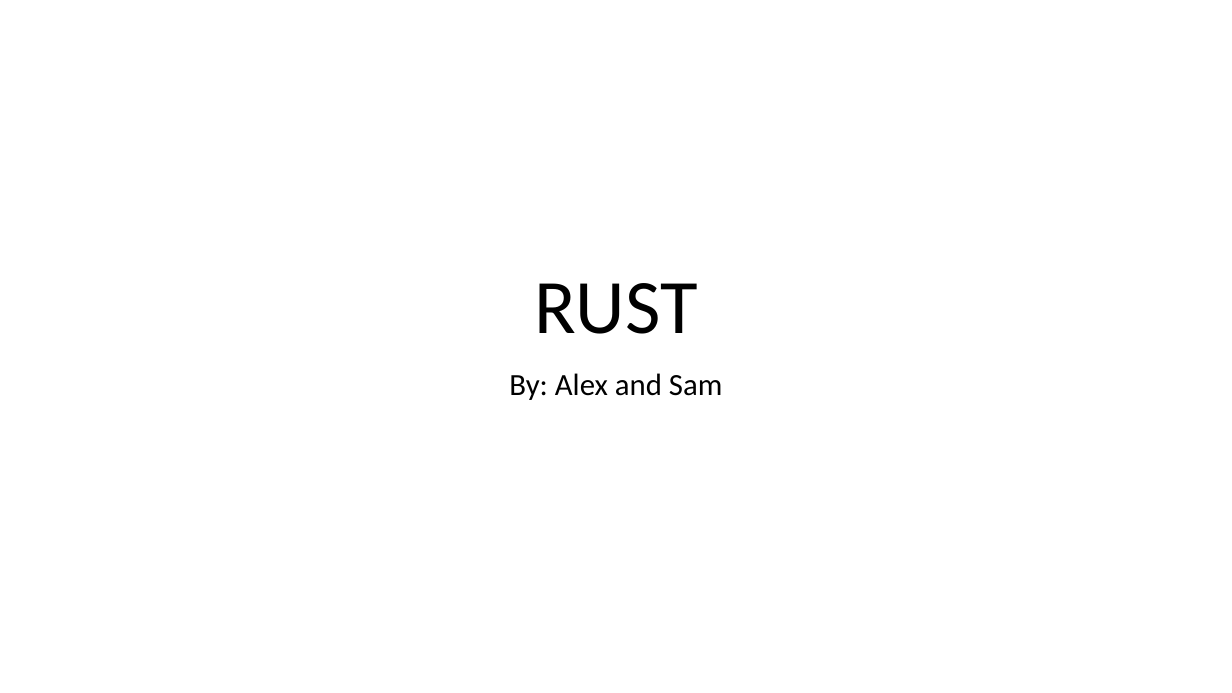
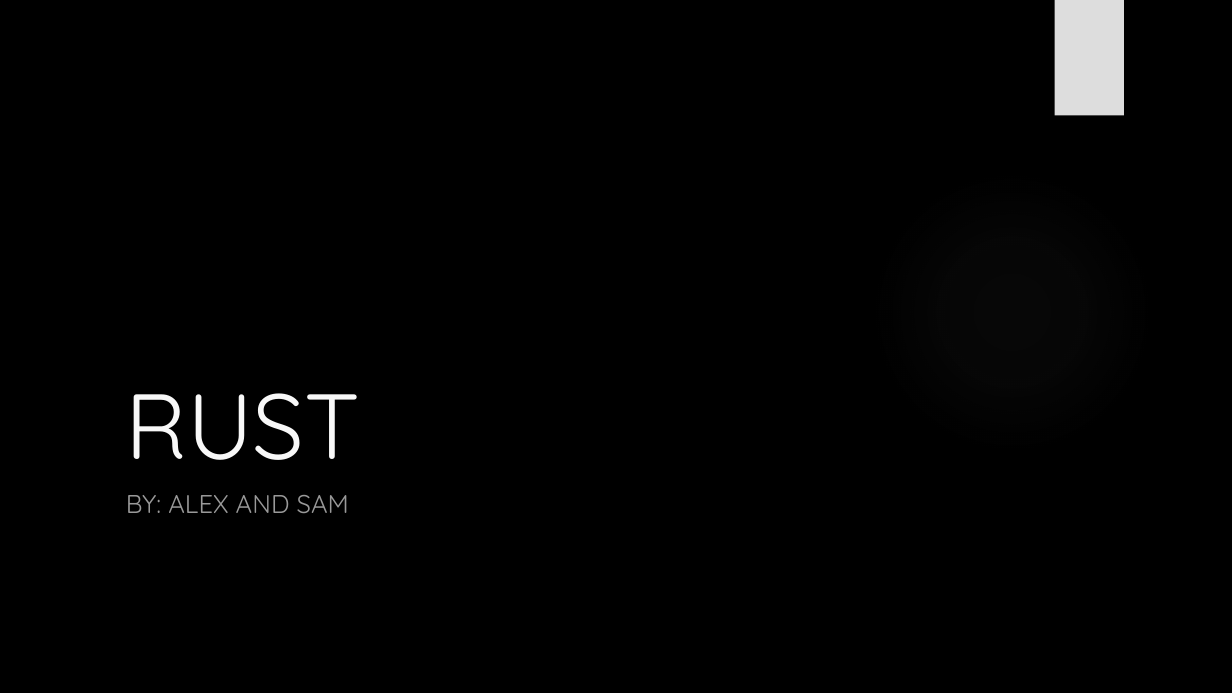
Before and after one commit to AlexbMitchelmore/WebDevRust, a slide deck: slide 1 of RUST.pptx. Drawn at 1232x693 pixels with LibreOffice and Linux fonts; fonts in the diff are those of the drawing; background and template pictures are left out. Boxes give left, top, right and bottom in pixels: in the first picture for what was removed or moved away, otherwise in the second. Text is boxed around its words. In the diff, an @@ line names an element or a change of style, - is before the commit and + after.

```diff
--- a/RUST.pptx
+++ b/RUST.pptx
@@ background #FFFFFF to picture (left out) @@
@@ rectangle added at (1055,0,1124,116), fill #DDDDDD @@
@@ title "RUST": place and size @@
-title "RUST" at (534,283,697,334)
+title "RUST" at (126,393,360,460)
@@ title "RUST" at (126,393,360,460): size 60 to 72 pt, font Calibri to Quicksand, text colour #000000 to #F8F8F8; alignment centre to left; line spacing 0.9 to 1 @@
@@ ellipse added at (870,169,1154,454), fill gradient #666666 @@
@@ subtitle at (126,495,349,513): text changed; size 24 to 20 pt; font Calibri to Quicksand; text colour #000000 to #999999 @@
-By: Alex and Sam
+BY: ALEX AND SAM
```
Also in this commit, not shown: 7 other slides changed, 16 slides added, 12 slides removed, 1 other file.
